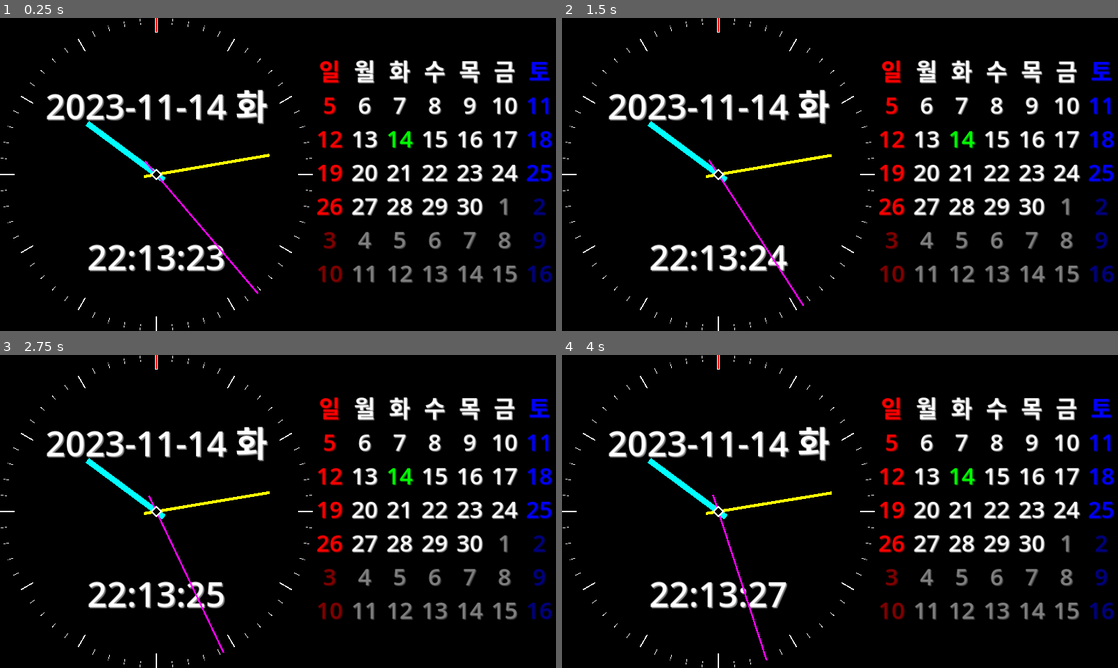
Above: before the commit, frames 1-4 (two rows, left to right).
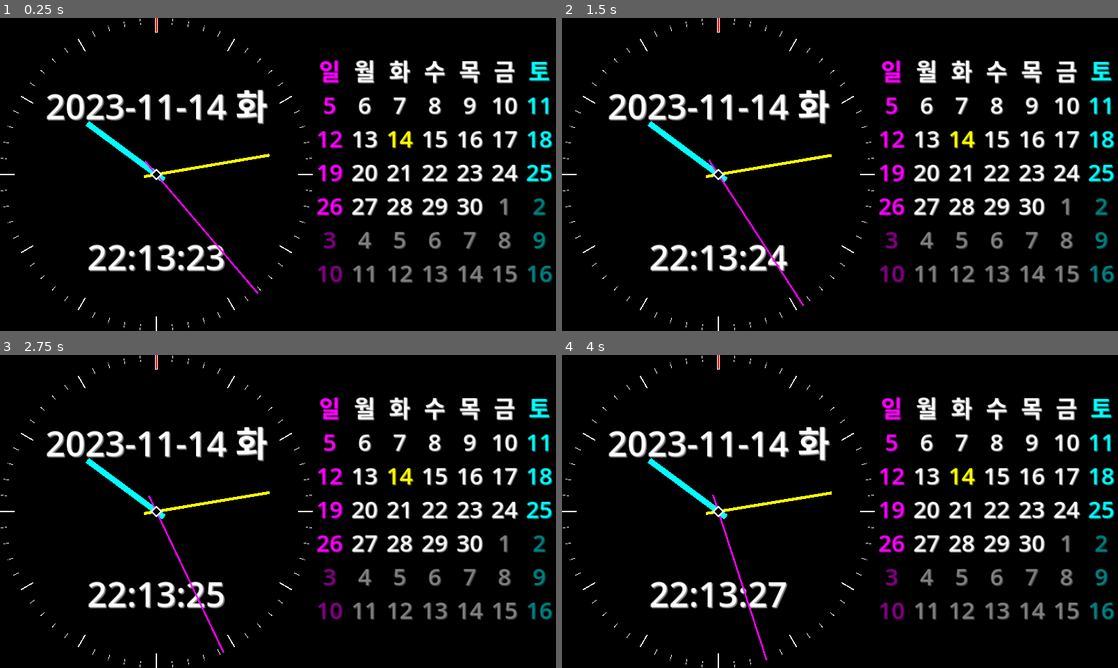
Above: after the commit, the same moments.

Repository: kasworld/gd4analogclockcal
Game: Godot game, scene res://main.tscn
Same seed, same stepped clock (60 frames per second), same inputs: the game is played once before the commit and once after it.
Inputs:
- Up to frame 1 (0.25 s): no input
- Up to frame 2 (1.5 s): no input
- Up to frame 3 (2.75 s): no input
- Up to frame 4 (4 s): no input

The runs differ from the first frame. In frame 1, 2.0% of the frame differs, in the area x 57-100%, y 13-85%; in frame 2, 2.0%; in frame 3, 2.0%; in frame 4, 2.0%.

Commit message:
color info to global

Diff:
--- a/calendar.gd
+++ b/calendar.gd
@@ -20,7 +20,7 @@
 			lb.size_flags_horizontal = Control.SIZE_EXPAND_FILL
 			lb.horizontal_alignment = HorizontalAlignment.HORIZONTAL_ALIGNMENT_CENTER
 			lb.vertical_alignment = VerticalAlignment.VERTICAL_ALIGNMENT_CENTER
-			Global.set_font_shadow_darken(lb, Global.weekdayColorList[j], 3)
+			Global.set_font_shadow_darken(lb, Global.weekdayColorInfo[j])
 			$GridCalendar.add_child(lb)
 			ln.append(lb)
 		calendar_labels.append(ln)
@@ -36,11 +36,11 @@
 			var dayIndexDict = Time.get_date_dict_from_unix_time(dayIndex)
 			var curLabel = calendar_labels[week+1][wd]
 			curLabel.text = "%d" % dayIndexDict["day"]
-			var co = Global.weekdayColorList[wd]
+			var co = Global.weekdayColorInfo[wd][0]
 			if dayIndexDict["month"] != todayDict["month"]:
-				co = co.darkened(0.5)
+				co = Global.weekdayColorInfo[wd][1]
 			elif dayIndexDict["day"] == todayDict["day"]:
-				co = Color.GREEN
+				co = Color.YELLOW
 			curLabel.add_theme_color_override("font_color",  co )
 			curLabel.add_theme_color_override("font_shadow_color",  co.darkened(0.5) )
 			dayIndex += 24*60*60
--- a/date_label.gd
+++ b/date_label.gd
@@ -2,7 +2,7 @@
 
 # Called when the node enters the scene tree for the first time.
 func _ready() -> void:
-	Global.set_font_shadow_darken($LabelDate, Color.WHITE, 4)
+	Global.set_font_shadow_darken($LabelDate, Global.datelabelColor)
 	_on_timer_timeout()
 
 # Called every frame. 'delta' is the elapsed time since the previous frame.
--- a/global.gd
+++ b/global.gd
@@ -1,15 +1,18 @@
 extends Node
 
 const weekdaystring = ["일","월","화","수","목","금","토"]
-const weekdayColorList = [
-	Color.RED,  # sunday
-	Color.WHITE,  # monday
-	Color.WHITE,
-	Color.WHITE,
-	Color.WHITE,
-	Color.WHITE,
-	Color.BLUE,  # saturday
+var weekdayColorInfo = [
+	[Color.MAGENTA, Color.MAGENTA.darkened(0.5), 3],  # sunday
+	[Color.WHITE, Color.WHITE.darkened(0.5), 3],  # monday
+	[Color.WHITE, Color.WHITE.darkened(0.5), 3],
+	[Color.WHITE, Color.WHITE.darkened(0.5), 3],
+	[Color.WHITE, Color.WHITE.darkened(0.5), 3],
+	[Color.WHITE, Color.WHITE.darkened(0.5), 3],
+	[Color.CYAN, Color.CYAN.darkened(0.5), 3],  # saturday
 ]
+
+var timelabelColor = [Color.WHITE,Color.WHITE.darkened(0.5),4]
+var datelabelColor = [Color.WHITE,Color.WHITE.darkened(0.5),4]
 
 const HandDict = {
 	"hour" : {
@@ -29,8 +32,8 @@
 	}
 }
 
-func set_font_shadow_darken(o, fontcolor :Color,offset):
-	o.add_theme_color_override("font_color", fontcolor )
-	o.add_theme_color_override("font_shadow_color", fontcolor.darkened(0.5) )
-	o.add_theme_constant_override("shadow_offset_x",offset)
-	o.add_theme_constant_override("shadow_offset_y",offset)
+func set_font_shadow_darken(o, fontinfo ):
+	o.add_theme_color_override("font_color", fontinfo[0] )
+	o.add_theme_color_override("font_shadow_color", fontinfo[1] )
+	o.add_theme_constant_override("shadow_offset_x",fontinfo[2])
+	o.add_theme_constant_override("shadow_offset_y",fontinfo[2])
--- a/time_label.gd
+++ b/time_label.gd
@@ -2,7 +2,7 @@
 
 # Called when the node enters the scene tree for the first time.
 func _ready() -> void:
-	Global.set_font_shadow_darken($LabelTime, Color.WHITE, 4)
+	Global.set_font_shadow_darken($LabelTime, Global.timelabelColor)
 	_on_timer_timeout()
 
 # Called every frame. 'delta' is the elapsed time since the previous frame.
